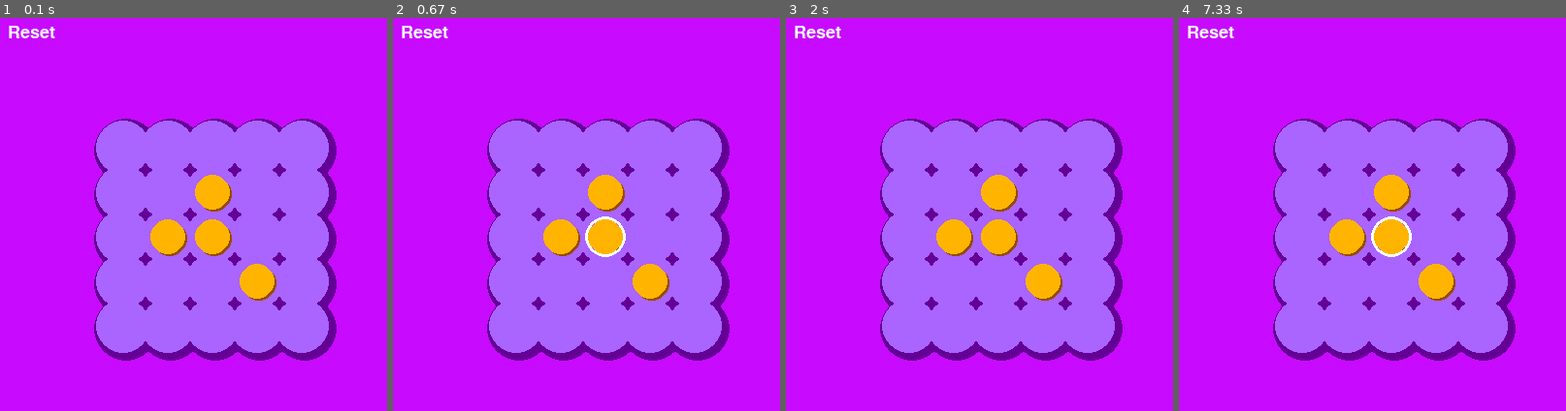
Above: before the commit, frames 1-4 (left to right).
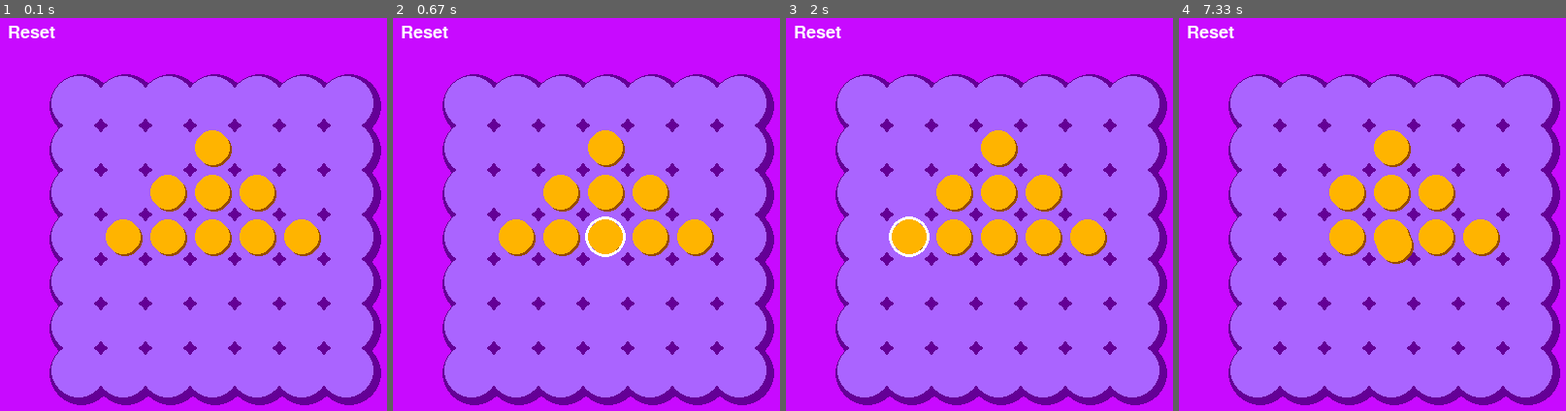
Above: after the commit, the same moments.

Repository: alvansga/my-py-game
Game: pygame game, started from marble.py
Same seed, same stepped clock (60 frames per second), same inputs: the game is played once before the commit and once after it.
Inputs (mouse positions are in pixels of both pictures, inside the frame that each line leads up to):
- Up to frame 1 (0.1 s): no input
- Up to frame 2 (0.67 s): click (609, 242) at 0.38 s
- Up to frame 3 (2 s): press the mouse at (1002, 242) at 0.7 s; move the mouse to (940, 155) at 0.8 s; release the mouse at (882, 69) at 0.93 s; click (991, 218) at 1.05 s; press the mouse at (816, 33) at 1.37 s; move the mouse to (832, 116) at 1.47 s; release the mouse at (844, 198) at 1.6 s; click (909, 238) at 1.72 s
- Up to frame 4 (7.33 s): press the mouse at (1391, 238) at 2.03 s; move the mouse to (1480, 151) at 2.13 s; release the mouse at (outside the picture) at 2.27 s; click "Reset" at 3.38 s; press the mouse at (1256, 238) at 3.7 s; move the mouse to (1279, 249) at 3.8 s; release the mouse at (1298, 261) at 3.93 s; click (1314, 222) at 4.05 s; press the mouse at (1345, 281) at 4.37 s; move the mouse to (1287, 285) at 4.47 s; release the mouse at (1225, 289) at 4.6 s; click (1391, 190) at 4.72 s; press the mouse at (1256, 281) at 5.03 s; move the mouse to (1415, 328) at 5.13 s; release the mouse at (outside the picture) at 5.27 s; click (1434, 190) at 5.38 s; press the mouse at (1391, 371) at 5.7 s; move the mouse to (1461, 273) at 5.8 s; release the mouse at (1535, 179) at 5.93 s; click (1434, 238) at 6.05 s; press the mouse at (1345, 324) at 6.37 s; move the mouse to (1360, 206) at 6.47 s; release the mouse at (1380, 88) at 6.6 s; press the mouse at (1302, 238) at 7.2 s; move the mouse to (1395, 245) at 7.3 s

The runs differ from the first frame. In frame 1, 40% of the frame differs, in the area x 12-99%, y 14-99%; in frame 2, 40%; in frame 3, 40%; in frame 4, 40%.

Commit message:
tambah level 3

Diff:
--- a/marble.py
+++ b/marble.py
@@ -65,7 +65,7 @@
 
     #set level
     #set marble tabel LEBARPAPAN x TINGGIPAPAN
-    level = 2
+    level = 3
     marbles = setLevel(level)
 
     while True:
@@ -239,6 +239,14 @@
         for i in range(1,6):
             for j in range(1,6):
                 gambarWadah(i,j)
+    elif level == 3:
+        DISPLAYSURF.fill(BGCOLOR1)
+        for i in range(7):
+            for j in range(7):
+                gambarWadah2(i,j)
+        for i in range(7):
+            for j in range(7):
+                gambarWadah(i,j)
     else:
         #default level 1
         DISPLAYSURF.fill(BGCOLOR1)
@@ -267,6 +275,18 @@
         marbles[int(LEBARPAPAN/2)][int(TINGGIPAPAN/2)] = True
         marbles[int(LEBARPAPAN/2)][int(TINGGIPAPAN/2)-1] = True
         marbles[int(LEBARPAPAN/2)+1][int(TINGGIPAPAN/2)+1] = True
+    elif level == 3:
+        marbles[int(LEBARPAPAN/2)-2][int(TINGGIPAPAN/2)] = True
+        marbles[int(LEBARPAPAN/2)-1][int(TINGGIPAPAN/2)] = True
+        marbles[int(LEBARPAPAN/2)][int(TINGGIPAPAN/2)] = True
+        marbles[int(LEBARPAPAN/2)+1][int(TINGGIPAPAN/2)] = True
+        marbles[int(LEBARPAPAN/2)+2][int(TINGGIPAPAN/2)] = True
+
+        marbles[int(LEBARPAPAN/2)-1][int(TINGGIPAPAN/2)-1] = True
+        marbles[int(LEBARPAPAN/2)][int(TINGGIPAPAN/2)-1] = True
+        marbles[int(LEBARPAPAN/2)+1][int(TINGGIPAPAN/2)-1] = True
+
+        marbles[int(LEBARPAPAN/2)][int(TINGGIPAPAN/2)-2] = True
         #===========================================
         # ========= tambah level disini ===========
         #===========================================
